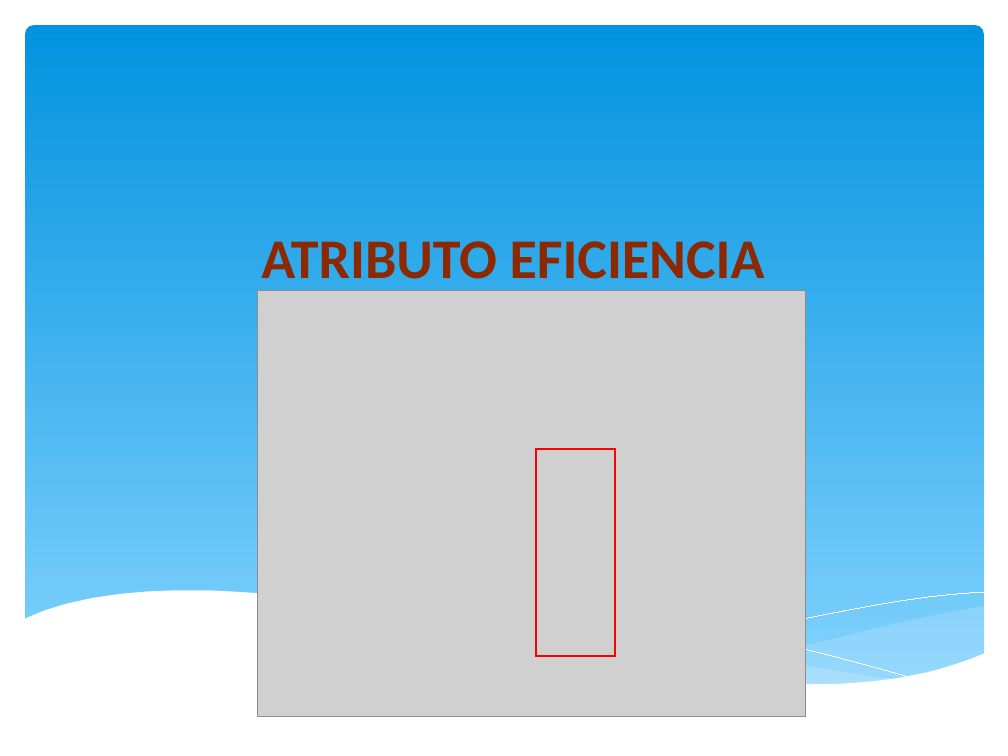
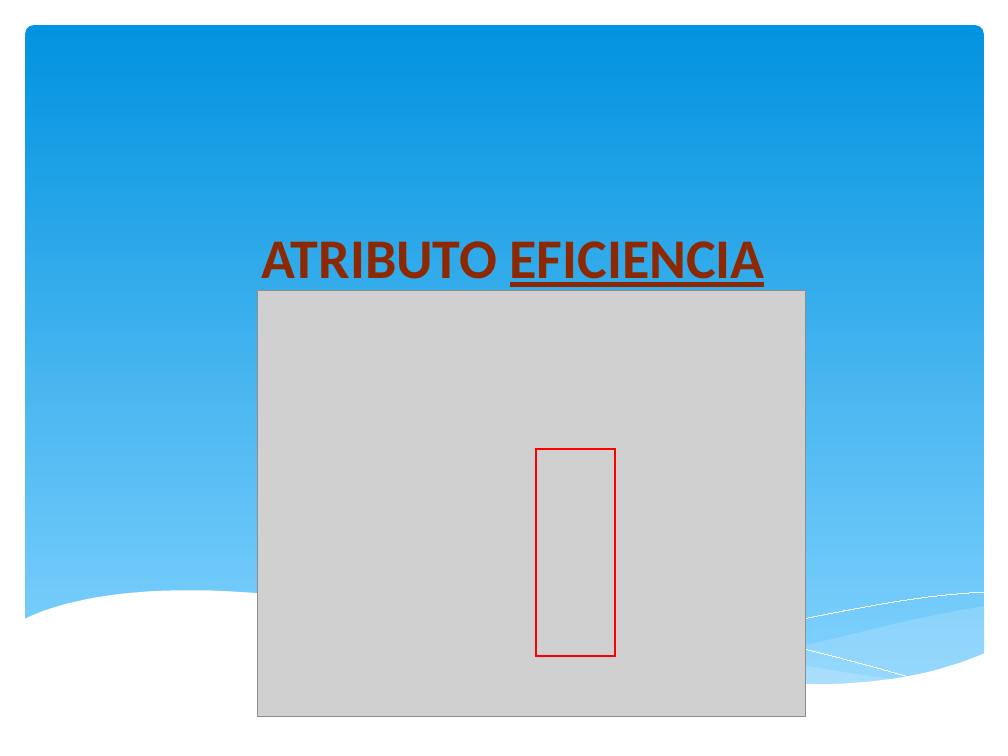
Before and after one commit to orlysemperfi/tp3-contratos-clientes, a slide deck: slide 10 of ITERACION 5/SUB ITERACION 4/PPT TP3 PRES04.pptx. Drawn at 1008x756 pixels with LibreOffice and Linux fonts; fonts in the diff are those of the drawing; grey boxes stand for pictures. Boxes give left, top, right and bottom in pixels: in the first picture for what was removed or moved away, otherwise in the second. Text is boxed around its words. In the diff, an @@ line names an element or a change of style, - is before the commit and + after.

```diff
--- a/ITERACION 5/SUB ITERACION 4/PPT TP3 PRES04.pptx
+++ b/ITERACION 5/SUB ITERACION 4/PPT TP3 PRES04.pptx
@@ title "ATRIBUTO EFICIENCIA" at (261, 241, 765, 292): underline on in "EFICIENCIA" @@
```
Also in this commit, not shown: 4 other slides changed.
